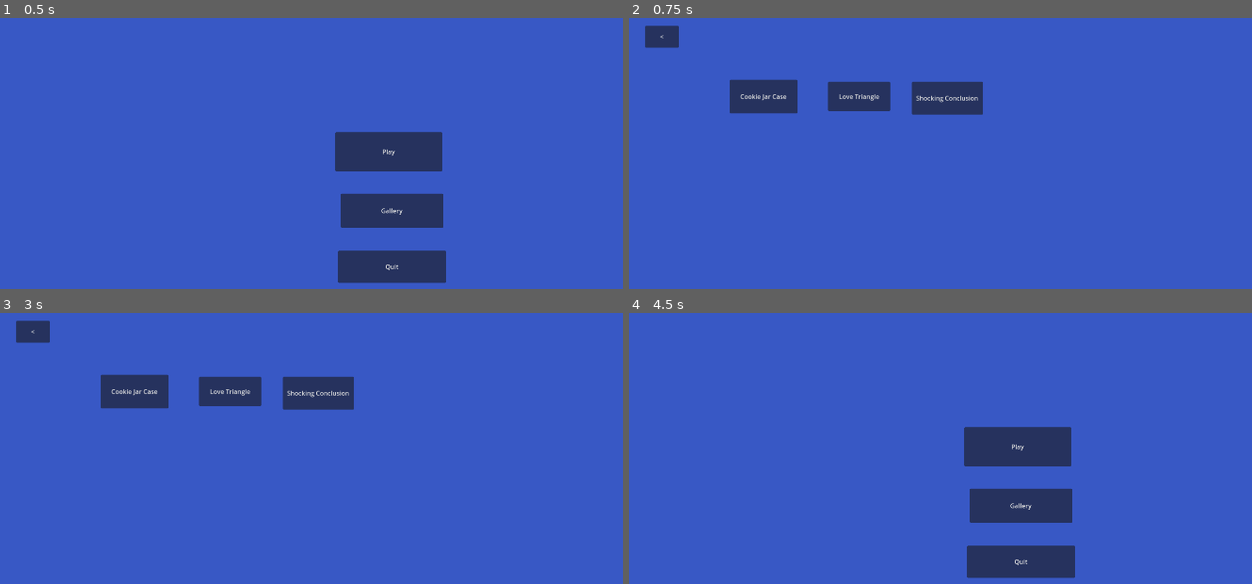
Above: before the commit, frames 1-4 (two rows, left to right).
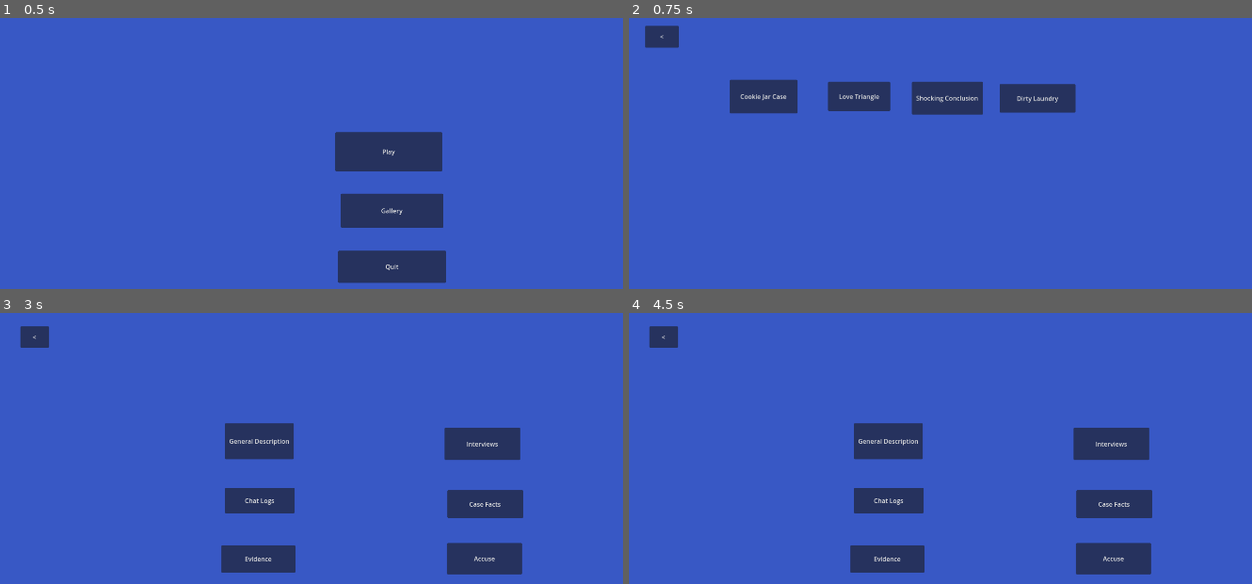
Above: after the commit, the same moments.

Repository: SeanKuehl/Clue-For-Your-Thoughts
Game: Godot game, scene res://MainScreenMenus/MainMenu.tscn
Two runs of this game, one before a commit and one after it. Both use one fixed random seed, a clock stepped at 60 frames per second and the inputs below.
Inputs (mouse positions are in pixels of both pictures, inside the frame that each line leads up to):
- Up to frame 1 (0.5 s): no input
- Up to frame 2 (0.75 s): click "Play" at 0.5 s
- Up to frame 3 (3 s): click "<" at 1.25 s; click "Play" at 2 s; click (411, 394) at 2.75 s, where only the run after the commit has a clickable "Dirty Laundry"
- Up to frame 4 (4.5 s): click "<" at 3.5 s; click (766, 391) at 4.25 s, where only the run after the commit has a clickable "Cookie Jar Case"

Frame 1 is identical in both runs. In frame 2, 1.3% of the frame differs, in the area x 59-72%, y 24-36%; in frame 3, 12%; in frame 4, 15%, in the area x 3-84%, y 4-98%.

Commit message:
added Dirty Laundry case

Diff:
--- a/GameMenus/AccuseChoice.tscn
+++ b/GameMenus/AccuseChoice.tscn
@@ -1,6 +1,9 @@
-[gd_scene load_steps=2 format=3 uid="uid://cq2p807j0vc8p"]
+[gd_scene load_steps=3 format=3 uid="uid://cq2p807j0vc8p"]
 
 [ext_resource type="Script" path="res://GameMenus/GameScripts/AccuseChoice.gd" id="1_hm58a"]
+
+[sub_resource type="StyleBoxFlat" id="StyleBoxFlat_cijrc"]
+bg_color = Color(0.141176, 0.141176, 0.141176, 1)
 
 [node name="AccuseChoice" type="Control"]
 layout_mode = 3
@@ -15,6 +18,7 @@
 layout_mode = 0
 offset_right = 300.0
 offset_bottom = 100.0
+theme_override_styles/panel = SubResource("StyleBoxFlat_cijrc")
 
 [node name="AccusedName" type="Label" parent="."]
 layout_mode = 0
--- a/GameMenus/InterviewChoice.tscn
+++ b/GameMenus/InterviewChoice.tscn
@@ -1,6 +1,9 @@
-[gd_scene load_steps=2 format=3 uid="uid://bd6a7st2c3owb"]
+[gd_scene load_steps=3 format=3 uid="uid://bd6a7st2c3owb"]
 
 [ext_resource type="Script" path="res://GameMenus/GameScripts/InterviewChoice.gd" id="1_ompfd"]
+
+[sub_resource type="StyleBoxFlat" id="StyleBoxFlat_50g3p"]
+bg_color = Color(0.140447, 0.140447, 0.140447, 1)
 
 [node name="InterviewChoice" type="Control"]
 layout_mode = 3
@@ -15,6 +18,7 @@
 layout_mode = 0
 offset_right = 300.0
 offset_bottom = 112.0
+theme_override_styles/panel = SubResource("StyleBoxFlat_50g3p")
 
 [node name="InterviewName" type="Label" parent="."]
 layout_mode = 0
--- a/MainScreenMenus/CaseSelectScreen.tscn
+++ b/MainScreenMenus/CaseSelectScreen.tscn
@@ -52,7 +52,16 @@
 offset_bottom = 259.0
 text = "Shocking Conclusion"
 
+[node name="LevelFour" type="Button" parent="."]
+layout_mode = 0
+offset_left = 951.0
+offset_top = 181.0
+offset_right = 1145.0
+offset_bottom = 254.0
+text = "Dirty Laundry"
+
 [connection signal="pressed" from="BackButton" to="." method="_on_back_button_pressed"]
 [connection signal="pressed" from="LevelOne" to="." method="_on_level_one_pressed"]
 [connection signal="pressed" from="LevelTwo" to="." method="_on_level_two_pressed"]
 [connection signal="pressed" from="LevelThree" to="." method="_on_level_three_pressed"]
+[connection signal="pressed" from="LevelFour" to="." method="_on_level_four_pressed"]
--- a/MainScreenMenus/MainScreenScripts/CaseSelectScreen.gd
+++ b/MainScreenMenus/MainScreenScripts/CaseSelectScreen.gd
@@ -32,3 +32,9 @@
 	Settings.caseName = "Shocking Conclusion"
 	Settings.caseDirectory = "res://Assets/ShockingConclusion/"
 	get_tree().change_scene_to_file("res://GameMenus/MainGameScreen.tscn")
+
+
+func _on_level_four_pressed():
+	Settings.caseName = "Dirty Laundry"
+	Settings.caseDirectory = "res://Assets/Dirty Laundry/"
+	get_tree().change_scene_to_file("res://GameMenus/MainGameScreen.tscn")
Not shown, added: Assets/Dirty Laundry/Accuse.txt
Not shown, added: Assets/Dirty Laundry/CaseFacts.txt
Not shown, added: Assets/Dirty Laundry/ChatLogs.txt
Not shown, added: Assets/Dirty Laundry/Evidence.txt
Not shown, added: Assets/Dirty Laundry/General.txt
Binary file added: Assets/Dirty Laundry/Images/scalpel.png
Not shown, added: Assets/Dirty Laundry/Images/scalpel.png.import
Not shown, added: Assets/Dirty Laundry/Interviews.txt
Not shown, changed: CasesAndProjectRoadMap.txt
